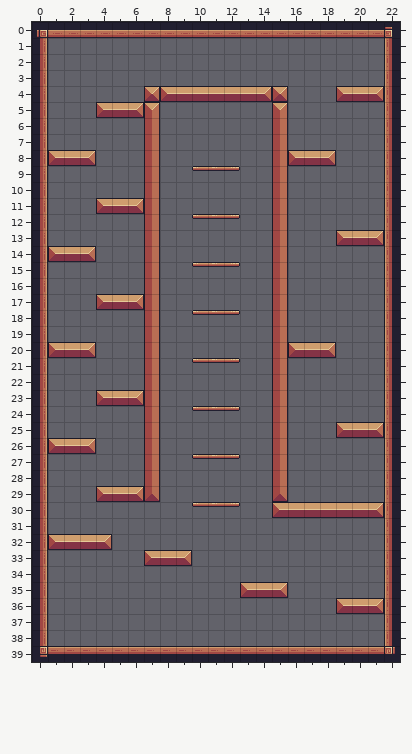
Tiled map, stored at assets/tiles/Level-4.tmx. That is the earlier state.
Cells are 16x16 px. Shown: x 0..22, y 0..39.
The result:
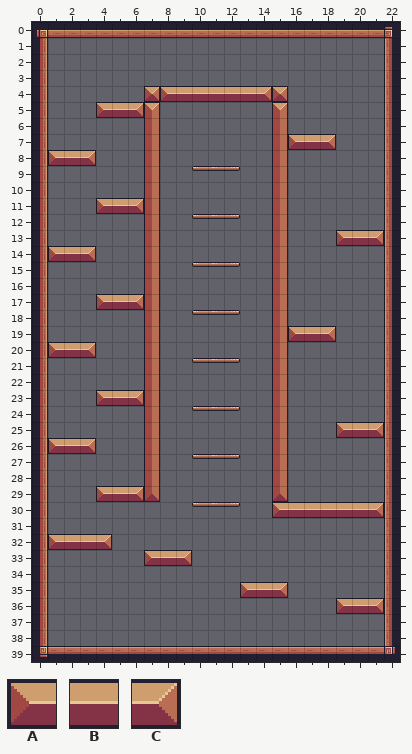
Key: from "GameyCon": A 12, B 13, C 14.
_ is an empty cell.
The exact change:
Layer "Background":
y 4: x 19..21 ABC -> ___
y 7: x 16..18 ___ -> ABC
y 8: x 16..18 ABC -> ___
y 19: x 16..18 ___ -> ABC
y 20: x 16..18 ABC -> ___
Where, in picture pixels (left, top, right, bottom), the same in both pictures:
removed: (336, 86, 384, 102)
changed: (288, 134, 336, 166)
changed: (288, 326, 336, 358)
